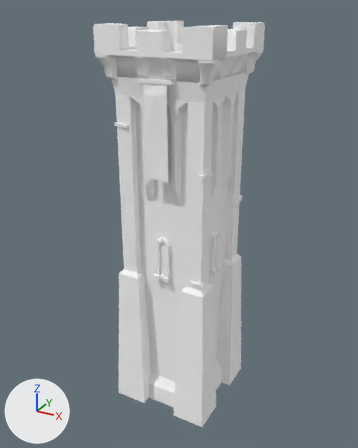
What one commit did to the FBX model Assets/Resources/Models/Top-Down Medieval Castle/Castle_TowerA.FBX.
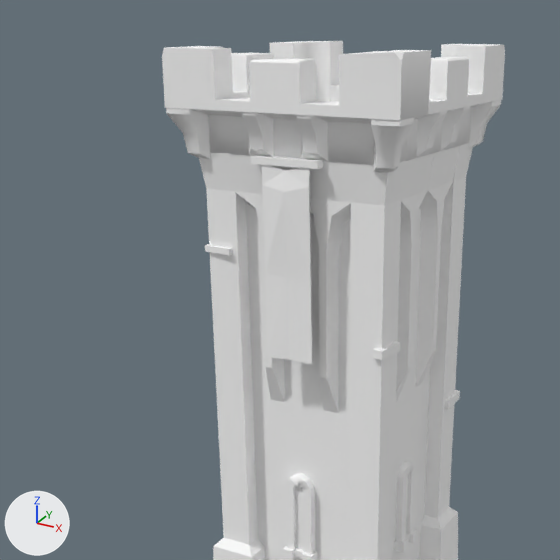
There are two pictures of each version: one whole from a 50 mm camera at (8.59, -16.18, 16.13) aimed at (-0.38, 0.13, 7.98), one close up on the part from 3% to 82% of the width and 0% to 63% of the height. The lights are fixed; the arrows at lower left show +X, +Y and +Z. Where no turn or scale is listed for an object, it has been applied to the vertices.

Names of what the first close-up shows: 'CastleWindow008', 'CastleWindow011', 'Castle_tower01', 'Hanging_flag007'.
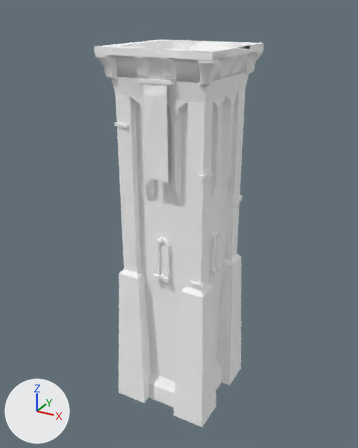
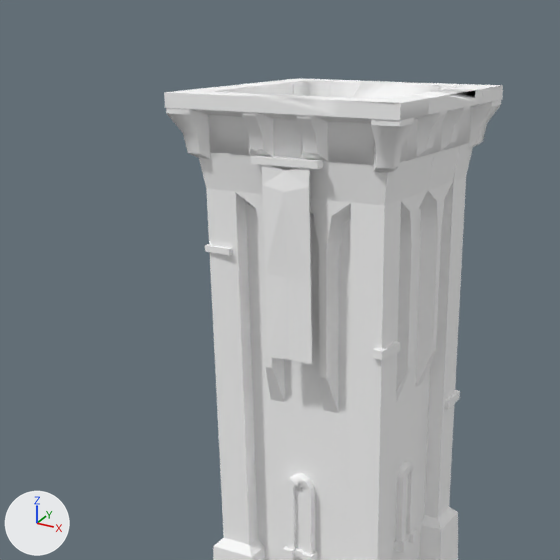
The change in detail:
me_mesh is used by ob_castle_tower01; location (0.0, 0.0, 0.0).
me_mesh had 728 vertices, 1118 faces and spanned x -2.4..2.0, y -2.1..2.3, z 0.0..15.6.
me_mesh now has 710 vertices, 1095 faces and spans x -2.4..2.0, y -2.1..2.3, z 0.0..14.9.
Part 1, on me_mesh:
42 vertices are removed from x -2.4..2.0, y -2.1..2.3, z 14.8..15.6.
113 faces are deleted.
34 vertices in x -2.4..2.0, y -2.1..2.3, z 14.8 move by (0.0, 0.0, 0.1).
25 vertices in x -2.4..2.0, y -2.1..2.3, z 15.6 move by (0.0, 0.0, -0.7).
5 vertices in x -2.4..2.0, y -2.1..2.3, z 15.5 move by (0.0, 0.0, -0.6).
2 vertices move from x -1.9, y -0.3..0.6, z 15.4 to x -2.4..-1.9, y -0.3..0.6, z 14.9.
24 vertices are added at x -2.4..2.0, y -2.1..2.3, z 14.9.
90 new faces join them.

Changed parts and their boxes (x1, y1, x2, y2) in the close-ups (560 x 560 px; the box of a moved part takes in the faces that stretch with it):
'Castle_tower01', reshaped: before (162, 41, 505, 560); after (164, 78, 503, 560)
part 1 of me_mesh, moved or reshaped: before (162, 41, 505, 151); after (164, 78, 503, 151)
